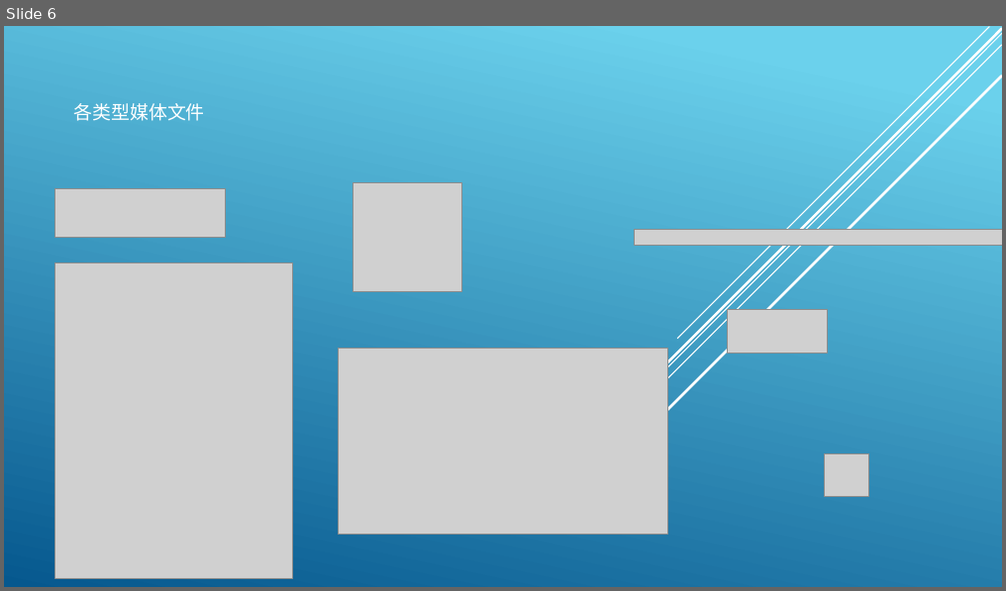
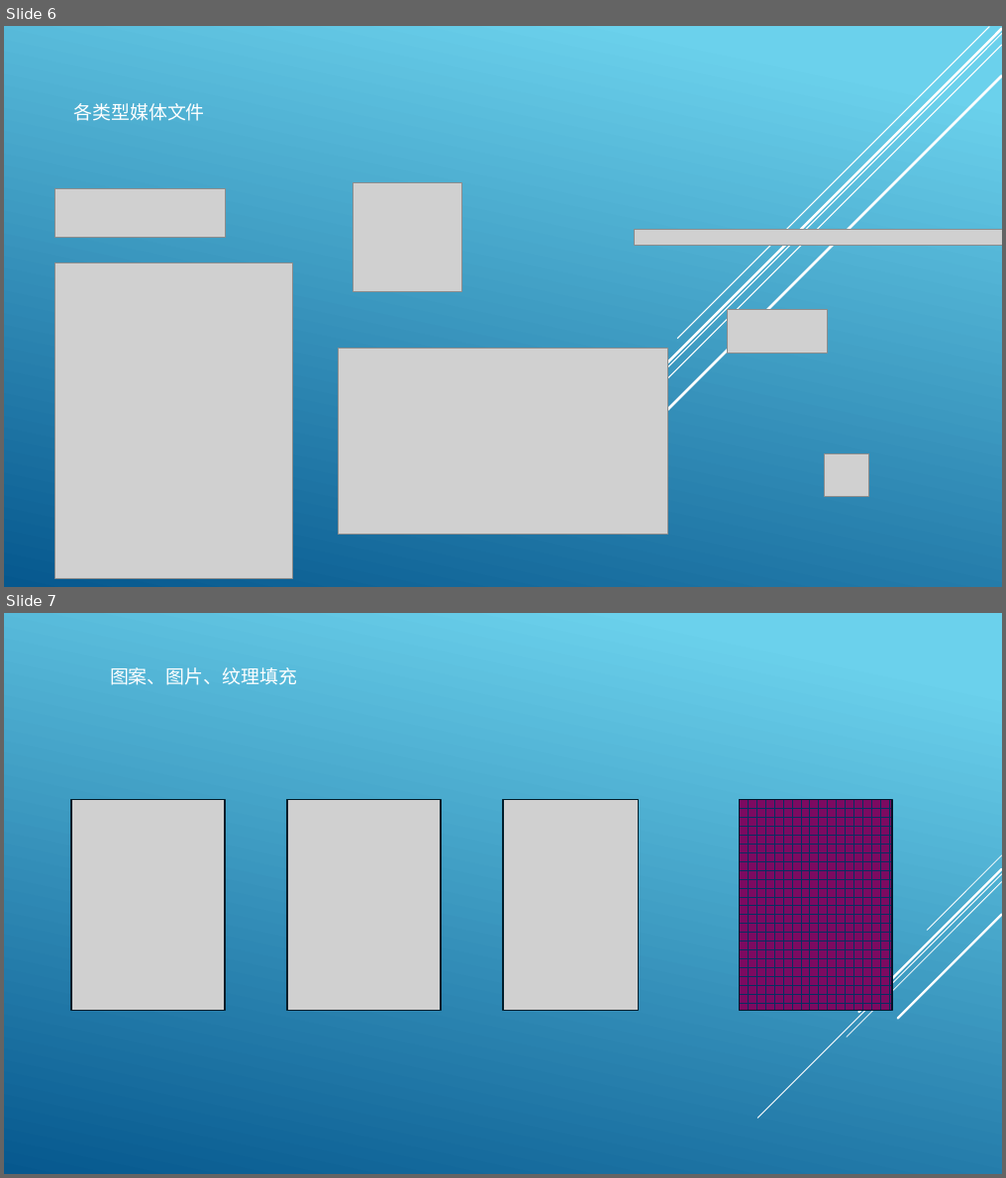
Before and after one commit to Howlcn1997/ooxml-parser, a slide deck: assets/ppt/simple.pptx. Shown one above the other, each under a label of ours: slide 6 before the commit, slides 6 and 7 after it. The pictures are 1006x591 and 1006x1178 pixels, drawn with LibreOffice and Linux fonts; fonts in the diff are those of the drawing; grey boxes stand for pictures. Boxes give left, top, right and bottom in pixels: in the first picture for what was removed or moved away, otherwise in the second. Text is boxed around its words. In the diff, an @@ line names an element or a change of style, - is before the commit and + after.

```diff
--- a/assets/ppt/simple.pptx
+++ b/assets/ppt/simple.pptx
@@ slide 7 added at box(4, 613, 1002, 1174), background gradient #6ED2EB to #06588E @@
@@ text added at box(110, 667, 297, 685), 18 pt, text #FFFFFF @@
+图案、图片、纹理填充
@@ picture added at box(71, 799, 225, 1010) @@
@@ picture added at box(287, 799, 441, 1010) @@
@@ picture added at box(503, 799, 638, 1010) @@
@@ rectangle added at box(740, 799, 893, 1010), fill pattern #052F61 on #7C0B61, outline #02152B 1.25 pt @@
@@ group added at box(757, 856, 1002, 1118): 5 lines @@
```
Also in this commit, not shown: 17 other files.
